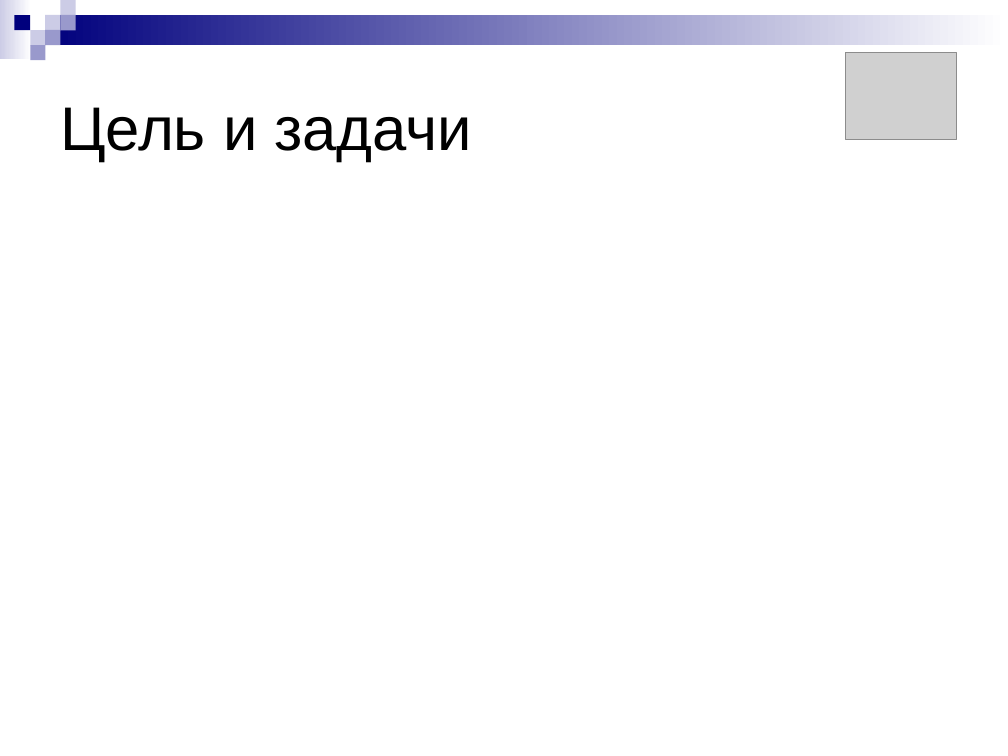
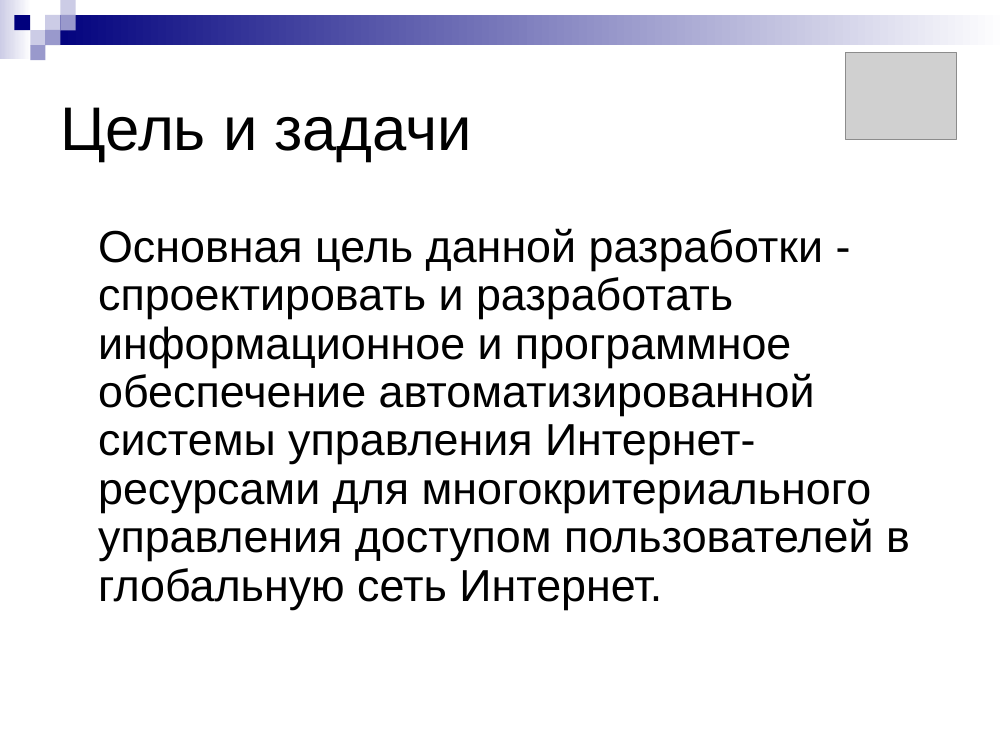
Before and after one commit to aricent123/cadbis, a slide deck: slide 2 of CADBiS_docs/DRypa/presentation.ppt. Drawn at 1008x756 pixels with LibreOffice and Linux fonts; fonts in the diff are those of the drawing; grey boxes stand for pictures. Boxes give left, top, right and bottom in pixels: in the first picture for what was removed or moved away, otherwise in the second. Text is boxed around its words. In the diff, an @@ line names an element or a change of style, - is before the commit and + after.

```diff
--- a/CADBiS_docs/DRypa/presentation.ppt
+++ b/CADBiS_docs/DRypa/presentation.ppt
@@ text added at [98,228,910,610], 32 pt, text #000000 @@
+Основная цель данной разработки - спроектировать и разработать информационное и программное обеспечение автоматизированной системы управления Интернет-ресурсами для многокритериального управления доступом пользователей в глобальную сеть Интернет.
```
Also in this commit, not shown: 2 other slides changed, 6 slides added, 5 slides removed.
